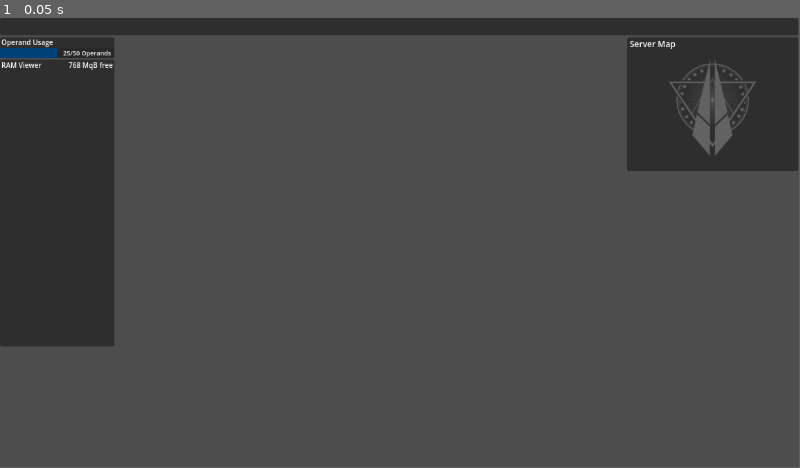
Above: before the commit, frame 1.
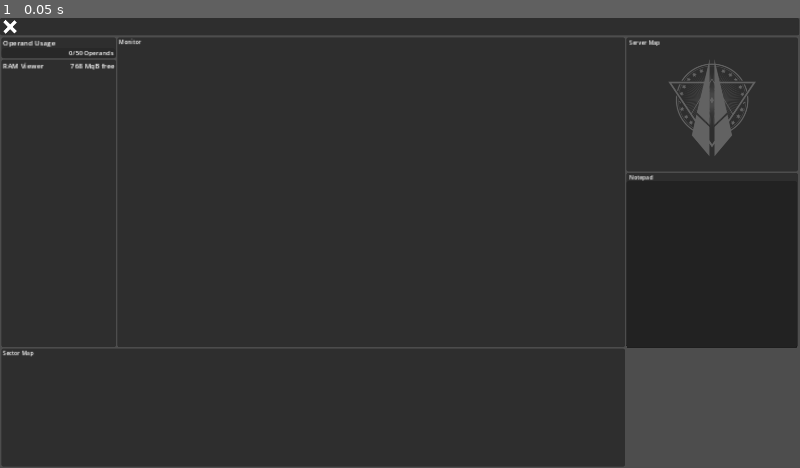
Above: after the commit, the same moment.

Repository: pivinx1/canon
Game: Godot game, scene res://scenes/game.tscn
Same seed, same stepped clock (60 frames per second), same inputs: the game is played once before the commit and once after it. Before the commit the project has no main scene; this scene is started directly in both runs.
Inputs:
- Up to frame 1 (0.05 s): no input
In our replay, the window is 799x449 before the commit and 800x450 after it. These sizes can differ from the game's own. Grey fills any space a smaller window leaves; there, only what the larger window draws over its background counts as a difference.

The runs differ from the first frame. In frame 1, 73% of the frame differs, in the area x 0-100%, y 0-100%.

Commit message:
i forgot about committing
uhh yeah

Diff:
--- /dev/null
+++ b/autoLoads/globaldata.gd
@@ -0,0 +1,6 @@
+extends Node
+
+const musicDict: Dictionary = {
+	"postCreation": "res://sounds/bgm/SecondThoughts.ogg",
+	"firstmission": "res://sounds/bgm/ForensicLab.ogg",
+}
--- a/project.godot
+++ b/project.godot
@@ -11,8 +11,17 @@
 [application]
 
 config/name="canon"
+run/main_scene="res://scenes/game.tscn"
 config/features=PackedStringArray("4.2", "GL Compatibility")
 config/icon="res://icon.svg"
+
+[autoload]
+
+globaldata="*res://autoLoads/globaldata.gd"
+
+[display]
+
+window/stretch/mode="canvas_items"
 
 [rendering]
 
--- a/scenes/game.tscn
+++ b/scenes/game.tscn
@@ -1,9 +1,13 @@
-[gd_scene load_steps=7 format=3 uid="uid://c7pdo7r01v0vm"]
-
+[gd_scene load_steps=14 format=3 uid="uid://c7pdo7r01v0vm"]
+
+[ext_resource type="Script" path="res://scripts/game.gd" id="1_2eukn"]
 [ext_resource type="Texture2D" uid="uid://8xvo1wyc50l6" path="res://textures/sanctifiers_logo.png" id="1_ax7cx"]
+[ext_resource type="Script" path="res://scripts/Jukebox.gd" id="2_3awj7"]
+[ext_resource type="Script" path="res://scripts/Toolbar.gd" id="3_ywqmx"]
+[ext_resource type="Texture2D" uid="uid://b2l51tjioeu4t" path="res://textures/UIComponents/Cross.png" id="4_5bj53"]
 
 [sub_resource type="LabelSettings" id="LabelSettings_4n43j"]
-font_size = 12
+font_size = 8
 
 [sub_resource type="StyleBoxFlat" id="StyleBoxFlat_r4d0o"]
 bg_color = Color(0, 0.259716, 0.472526, 1)
@@ -16,6 +20,16 @@
 
 [sub_resource type="LabelSettings" id="LabelSettings_axud6"]
 font_size = 10
+
+[sub_resource type="LabelSettings" id="LabelSettings_kl6oq"]
+font_size = 8
+
+[sub_resource type="LabelSettings" id="LabelSettings_wb2h4"]
+font_size = 8
+
+[sub_resource type="LabelSettings" id="LabelSettings_mcrum"]
+line_spacing = 0.0
+font_size = 8
 
 [node name="Control" type="Control"]
 layout_mode = 3
@@ -24,15 +38,20 @@
 anchor_bottom = 1.0
 grow_horizontal = 2
 grow_vertical = 2
-
-[node name="SectorMapBox" type="Panel" parent="."]
-layout_mode = 0
-offset_left = 904.0
+script = ExtResource("1_2eukn")
+
+[node name="AudioStreamPlayer" type="AudioStreamPlayer" parent="."]
+volume_db = -5.0
+script = ExtResource("2_3awj7")
+
+[node name="ServerMap" type="Panel" parent="."]
+layout_mode = 0
+offset_left = 902.0
 offset_top = 28.0
-offset_right = 1151.0
+offset_right = 1149.0
 offset_bottom = 221.0
 
-[node name="TextureRect" type="TextureRect" parent="SectorMapBox"]
+[node name="TextureRect" type="TextureRect" parent="ServerMap"]
 modulate = Color(1, 1, 1, 0.25098)
 layout_mode = 0
 offset_left = 1.0
@@ -43,11 +62,11 @@
 expand_mode = 1
 stretch_mode = 5
 
-[node name="Label" type="Label" parent="SectorMapBox"]
+[node name="Label" type="Label" parent="ServerMap"]
 layout_mode = 0
 offset_left = 4.0
 offset_right = 242.0
-offset_bottom = 19.0
+offset_bottom = 15.0
 text = "Server Map"
 label_settings = SubResource("LabelSettings_4n43j")
 vertical_alignment = 1
@@ -56,11 +75,22 @@
 layout_mode = 0
 offset_right = 1151.0
 offset_bottom = 25.0
+script = ExtResource("3_ywqmx")
+
+[node name="ExitGame" type="TextureButton" parent="Toolbar"]
+layout_mode = 0
+offset_left = 2.0
+offset_right = 27.0
+offset_bottom = 25.0
+texture_normal = ExtResource("4_5bj53")
+ignore_texture_size = true
+stretch_mode = 5
 
 [node name="OperandUsage" type="Panel" parent="."]
 layout_mode = 0
+offset_left = 2.0
 offset_top = 28.0
-offset_right = 165.0
+offset_right = 167.0
 offset_bottom = 58.0
 
 [node name="ProgressBar" type="ProgressBar" parent="OperandUsage"]
@@ -69,7 +99,6 @@
 offset_right = 165.0
 offset_bottom = 30.0
 theme_override_styles/fill = SubResource("StyleBoxFlat_r4d0o")
-value = 50.0
 show_percentage = false
 
 [node name="Usage" type="Label" parent="OperandUsage"]
@@ -78,7 +107,7 @@
 offset_top = 15.0
 offset_right = 161.0
 offset_bottom = 30.0
-text = "25/50 Operands
+text = "0/50 Operands
 "
 label_settings = SubResource("LabelSettings_jpugh")
 horizontal_alignment = 2
@@ -92,13 +121,14 @@
 text = "Operand Usage"
 label_settings = SubResource("LabelSettings_qub5h")
 
-[node name="Panel" type="Panel" parent="."]
-layout_mode = 0
+[node name="RAMViewer" type="Panel" parent="."]
+layout_mode = 0
+offset_left = 2.0
 offset_top = 60.0
-offset_right = 165.0
+offset_right = 167.0
 offset_bottom = 474.0
 
-[node name="Label" type="Label" parent="Panel"]
+[node name="Label" type="Label" parent="RAMViewer"]
 layout_mode = 0
 offset_left = 2.0
 offset_top = 1.0
@@ -107,7 +137,7 @@
 text = "RAM Viewer"
 label_settings = SubResource("LabelSettings_qub5h")
 
-[node name="RAMFree" type="Label" parent="Panel"]
+[node name="RAMFree" type="Label" parent="RAMViewer"]
 layout_mode = 0
 offset_left = 77.0
 offset_top = 1.0
@@ -117,3 +147,66 @@
 label_settings = SubResource("LabelSettings_axud6")
 horizontal_alignment = 2
 vertical_alignment = 1
+
+[node name="SectorMap" type="Panel" parent="."]
+layout_mode = 0
+offset_left = 2.0
+offset_top = 476.0
+offset_right = 900.0
+offset_bottom = 646.0
+
+[node name="Label" type="Label" parent="SectorMap"]
+layout_mode = 0
+offset_left = 2.0
+offset_right = 46.0
+offset_bottom = 12.0
+text = "Sector Map"
+label_settings = SubResource("LabelSettings_kl6oq")
+vertical_alignment = 1
+
+[node name="MonitorView" type="Panel" parent="."]
+layout_mode = 0
+offset_left = 169.0
+offset_top = 28.0
+offset_right = 900.0
+offset_bottom = 474.0
+
+[node name="Label" type="Label" parent="MonitorView"]
+layout_mode = 0
+offset_left = 2.0
+offset_right = 34.0
+offset_bottom = 12.0
+text = "Monitor
+"
+label_settings = SubResource("LabelSettings_wb2h4")
+
+[node name="Viewport" type="Control" parent="MonitorView"]
+anchors_preset = 0
+offset_top = 12.0
+offset_right = 731.0
+offset_bottom = 446.0
+
+[node name="Notepad" type="Panel" parent="."]
+layout_mode = 0
+offset_left = 902.0
+offset_top = 223.0
+offset_right = 1149.0
+offset_bottom = 474.0
+
+[node name="Label" type="Label" parent="Notepad"]
+layout_mode = 0
+offset_left = 4.0
+offset_right = 44.0
+offset_bottom = 12.0
+text = "Notepad"
+label_settings = SubResource("LabelSettings_mcrum")
+vertical_alignment = 1
+
+[node name="TextEdit" type="TextEdit" parent="Notepad"]
+layout_mode = 0
+offset_top = 12.0
+offset_right = 246.0
+offset_bottom = 253.0
+
+[connection signal="play" from="." to="AudioStreamPlayer" method="_play"]
+[connection signal="pressed" from="Toolbar/ExitGame" to="Toolbar" method="_on_exit_game_pressed"]
--- /dev/null
+++ b/scripts/Jukebox.gd
@@ -0,0 +1,21 @@
+extends AudioStreamPlayer
+
+@export var fade_duration: float = 1.00
+@export var transition_type: int = 1 # TRANS_SINE
+@export var music_volume: int = -5
+
+var audioplayer: AudioStreamPlayer = self
+
+func play_withfadein(bgm: String):
+	audioplayer.stream = load(bgm)
+	fadein()
+	play()
+
+func fadein():
+	var tween_in: Tween = create_tween()
+	tween_in.tween_property(audioplayer, "volume_db", music_volume, fade_duration)
+	Tween.interpolate_value(-80, 0, 0, fade_duration, Tween.TRANS_LINEAR, Tween.EASE_IN)
+
+
+func _play(bgm: String):
+	play_withfadein(bgm)
--- /dev/null
+++ b/scripts/Toolbar.gd
@@ -0,0 +1,12 @@
+extends Panel
+
+
+# Called when the node enters the scene tree for the first time.
+func _ready():
+	pass # Replace with function body.
+
+
+
+
+func _on_exit_game_pressed():
+	get_tree().quit()
--- /dev/null
+++ b/scripts/game.gd
@@ -0,0 +1,9 @@
+extends Control
+
+signal play(bgm: String)
+
+@onready var music: Dictionary = globaldata.musicDict
+
+# Called when the node enters the scene tree for the first time.
+func _ready():
+	play.emit(music["postCreation"])
Not shown, added: sounds/bgm/ForensicLab.ogg.import
Not shown, added: sounds/bgm/SecondThoughts.ogg.import
Empty file added: staticData/missions.json
Empty file added: staticData/predefinedNodes.json
Binary file added: textures/UIComponents/Cog.png
Not shown, added: textures/UIComponents/Cog.png.import
Binary file added: textures/UIComponents/Cross.png
Not shown, added: textures/UIComponents/Cross.png.import
Not shown, added: sounds/bgm/ForensicLab.ogg
Not shown, added: sounds/bgm/SecondThoughts.ogg
